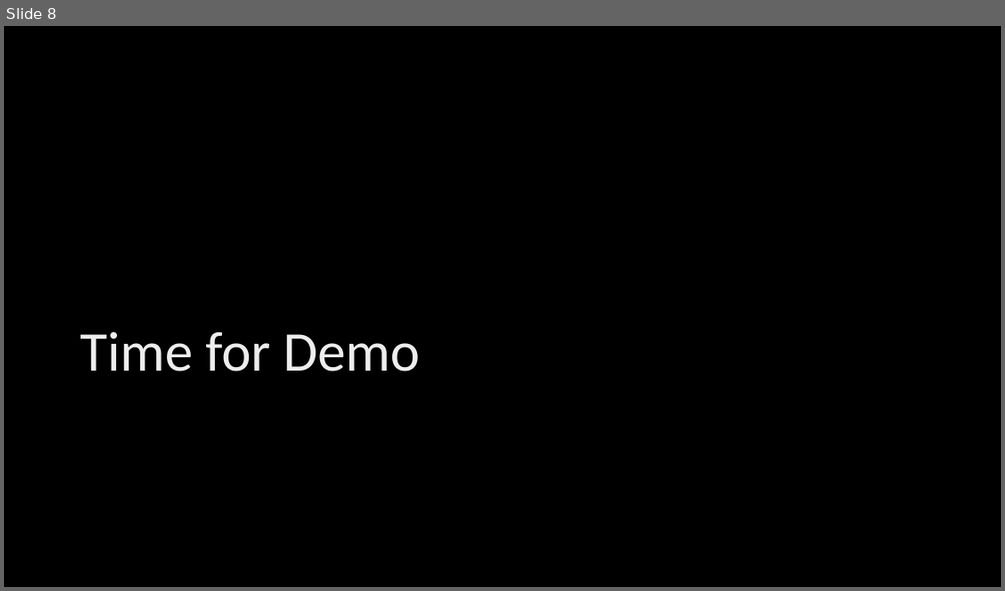
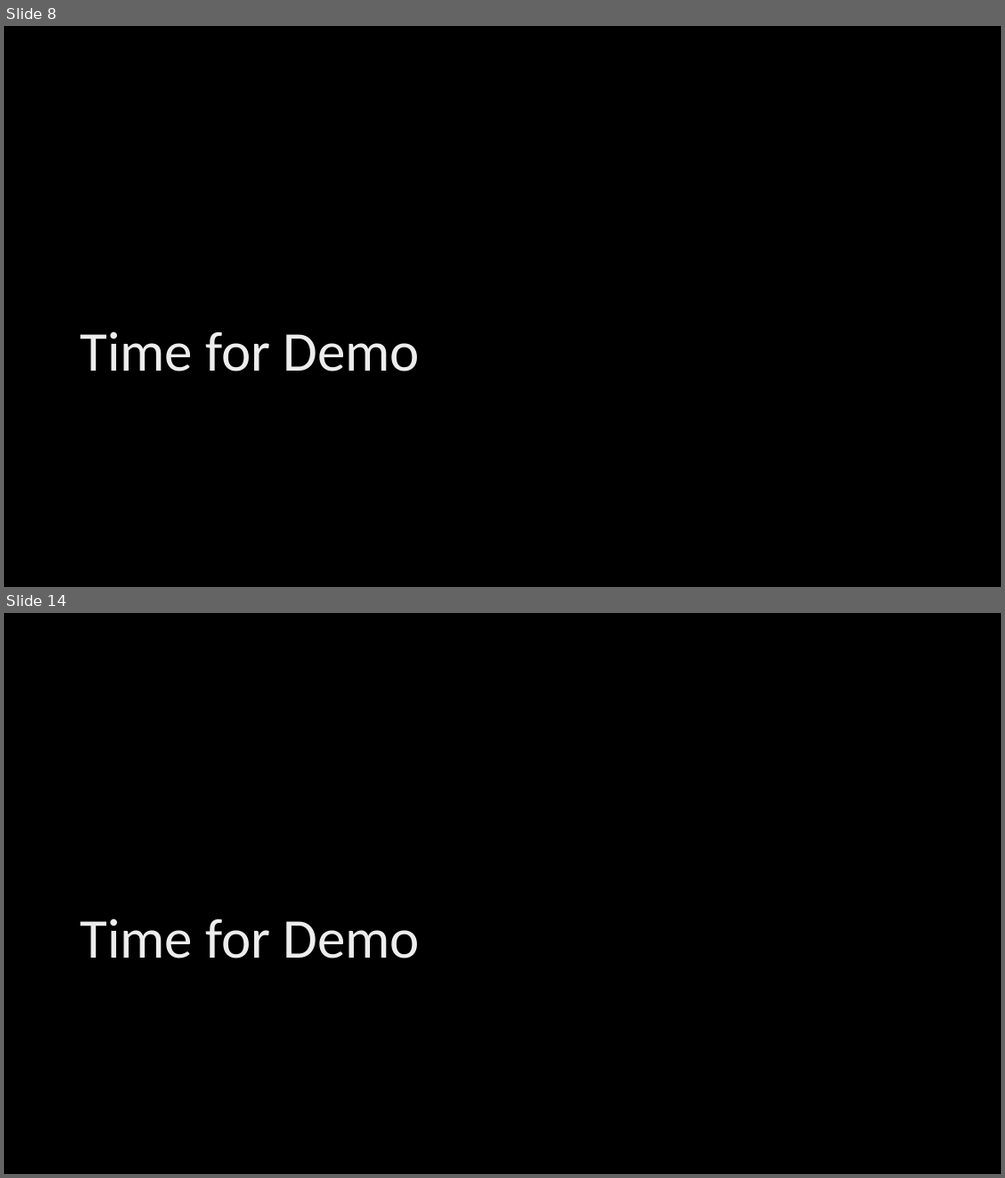
Before and after one commit to maksim-soldatenko/ADO_November_Lecture, a slide deck: Micro Orm/Micro ORM.pptx. Shown one above the other, each under a label of ours: slide 8 before the commit, slides 8 and 14 after it; the slides between them are not shown. The pictures are 1005x591 and 1005x1178 pixels, drawn with LibreOffice and Linux fonts; fonts in the diff are those of the drawing; background and template pictures are left out. Boxes give left, top, right and bottom in pixels: in the first picture for what was removed or moved away, otherwise in the second. Text is boxed around its words. In the diff, an @@ line names an element or a change of style, - is before the commit and + after.

```diff
--- a/Micro Orm/Micro ORM.pptx
+++ b/Micro Orm/Micro ORM.pptx
@@ slide 14 added at <box>4,613,1001,1174</box>, background picture (left out) @@
@@ title added at <box>80,918,421,958</box>, 54 pt, text gradient #BFBFBF to #EDEDED to #FFFFFF @@
+Time for Demo
```
Also in this commit, not shown: 5 other slides added, 4 other files.
